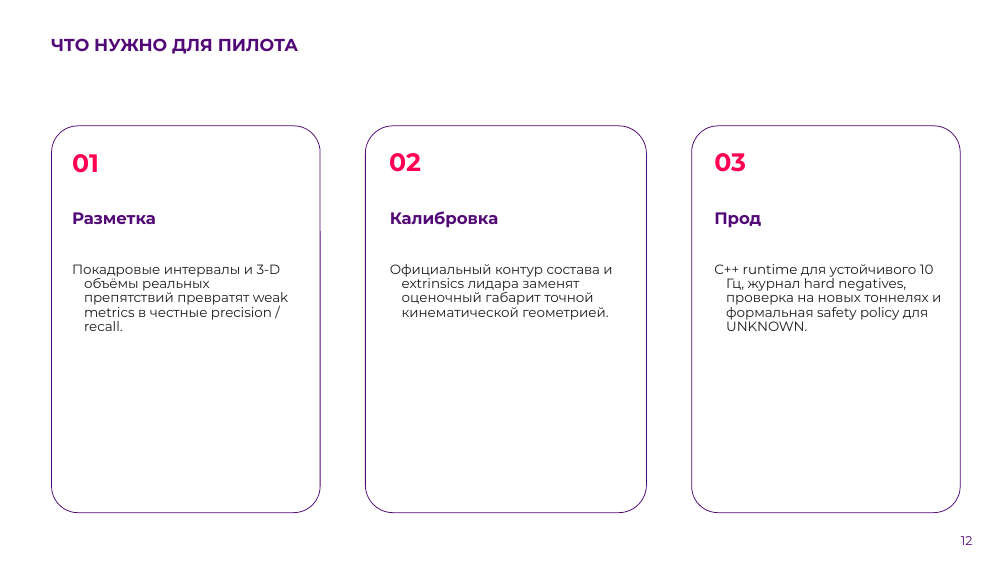
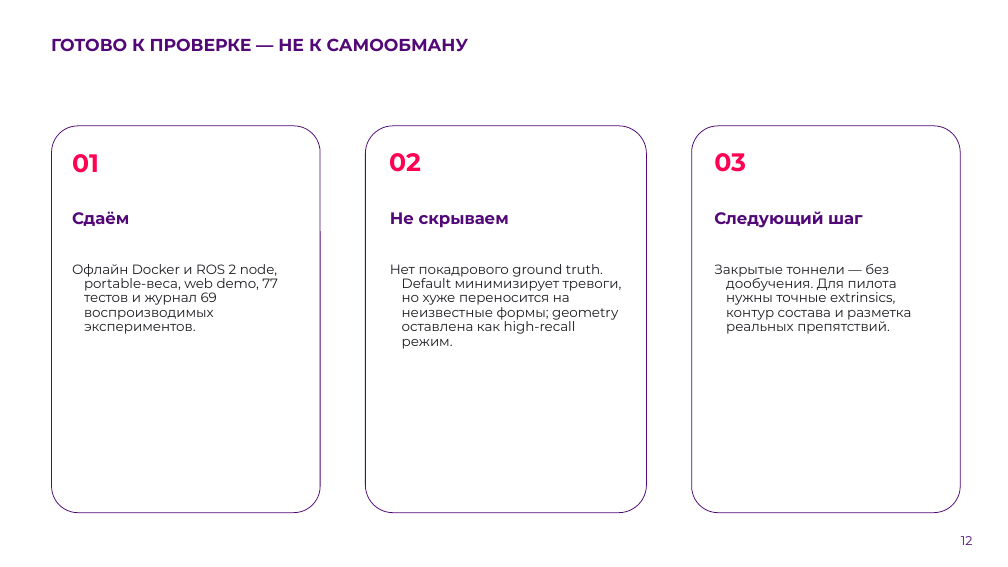
Before and after one commit to KirpaDmitriy/metroguard-lct2026, a slide deck: slide 12 of presentation/MetroGuard_LCT2026_Submission.pptx. Drawn at 1008x567 pixels with LibreOffice and Linux fonts; fonts in the diff are those of the drawing; background and template pictures are left out. Boxes give left, top, right and bottom in pixels: in the first picture for what was removed or moved away, otherwise in the second. Text is boxed around its words. In the diff, an @@ line names an element or a change of style, - is before the commit and + after.

```diff
--- a/presentation/MetroGuard_LCT2026_Submission.pptx
+++ b/presentation/MetroGuard_LCT2026_Submission.pptx
@@ title at (51, 38, 469, 52): text changed @@
-ЧТО НУЖНО ДЛЯ ПИЛОТА
+ГОТОВО К ПРОВЕРКЕ — НЕ К САМООБМАНУ
@@ text at (72, 211, 129, 226): text changed @@
-Разметка
+Сдаём
@@ text at (390, 212, 509, 228): text changed @@
-Калибровка
+Не скрываем
@@ text at (714, 211, 863, 228): text changed @@
-Прод
+Следующий шаг
@@ text at (72, 264, 278, 334): text changed @@
-Покадровые интервалы и 3-D объёмы реальных препятствий превратят weak metrics в честные precision / recall.
+Офлайн Docker и ROS 2 node, portable-веса, web demo, 77 тестов и журнал 69 воспроизводимых экспериментов.
@@ text at (390, 264, 622, 349): text changed @@
-Официальный контур состава и extrinsics лидара заменят оценочный габарит точной кинематической геометрией.
+Нет покадрового ground truth. Default минимизирует тревоги, но хуже переносится на неизвестные формы; geometry оставлена как high-recall режим.
@@ text at (714, 264, 911, 334): text changed @@
-C++ runtime для устойчивого 10 Гц, журнал hard negatives, проверка на новых тоннелях и формальная safety policy для UNKNOWN.
+Закрытые тоннели — без дообучения. Для пилота нужны точные extrinsics, контур состава и разметка реальных препятствий.
```
Also in this commit, not shown: 9 other slides changed, 2 slides added, 2 slides removed.
